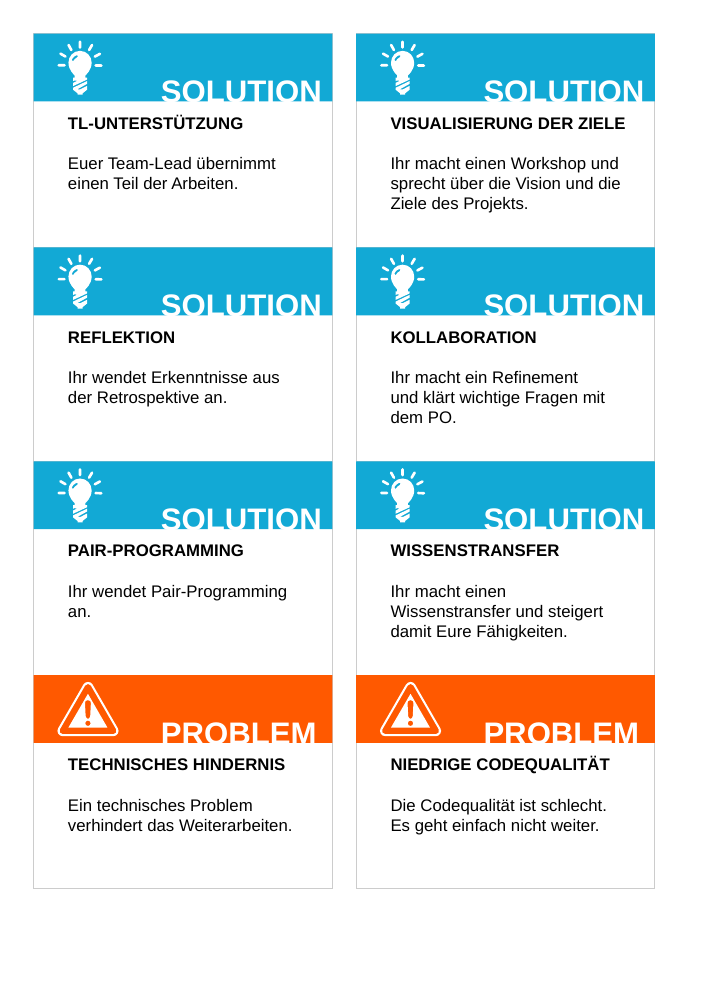
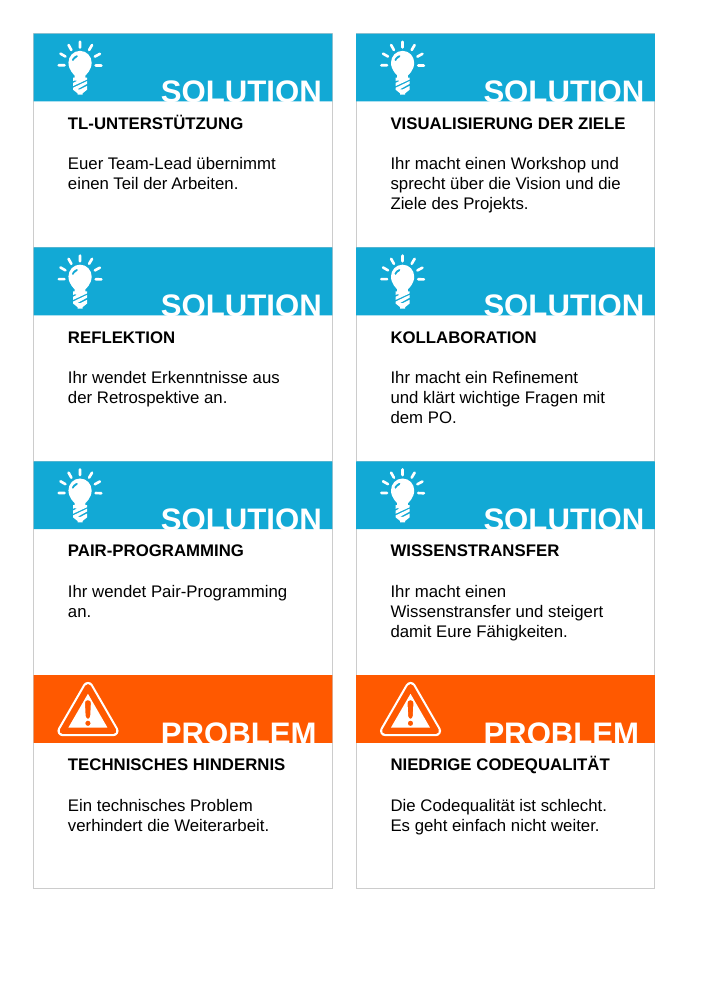
Before and after one commit to OMerkel/Scrum-Card-Game, a slide deck: slide 5 of 88x63mm-standard card size/Scrum Card Game-88x63mm-DE-3.0.1.odp. Drawn at 713x1008 pixels with LibreOffice and Linux fonts; fonts in the diff are those of the drawing. Boxes give left, top, right and bottom in pixels: in the first picture for what was removed or moved away, otherwise in the second. Text is boxed around its words. In the diff, an @@ line names an element or a change of style, - is before the commit and + after.

Commit message:
Karte "Technisches Hindernis": das Weiterarbeiten -> die Weiterarbeit

```diff
--- a/88x63mm-standard card size/Scrum Card Game-88x63mm-DE-3.0.1.odp
+++ b/88x63mm-standard card size/Scrum Card Game-88x63mm-DE-3.0.1.odp
@@ text at (68, 799, 269, 831): text changed @@
-Ein technisches Problem verhindert das Weiterarbeiten.
+Ein technisches Problem verhindert die Weiterarbeit.
```
Also in this commit, not shown: 1 other file.
